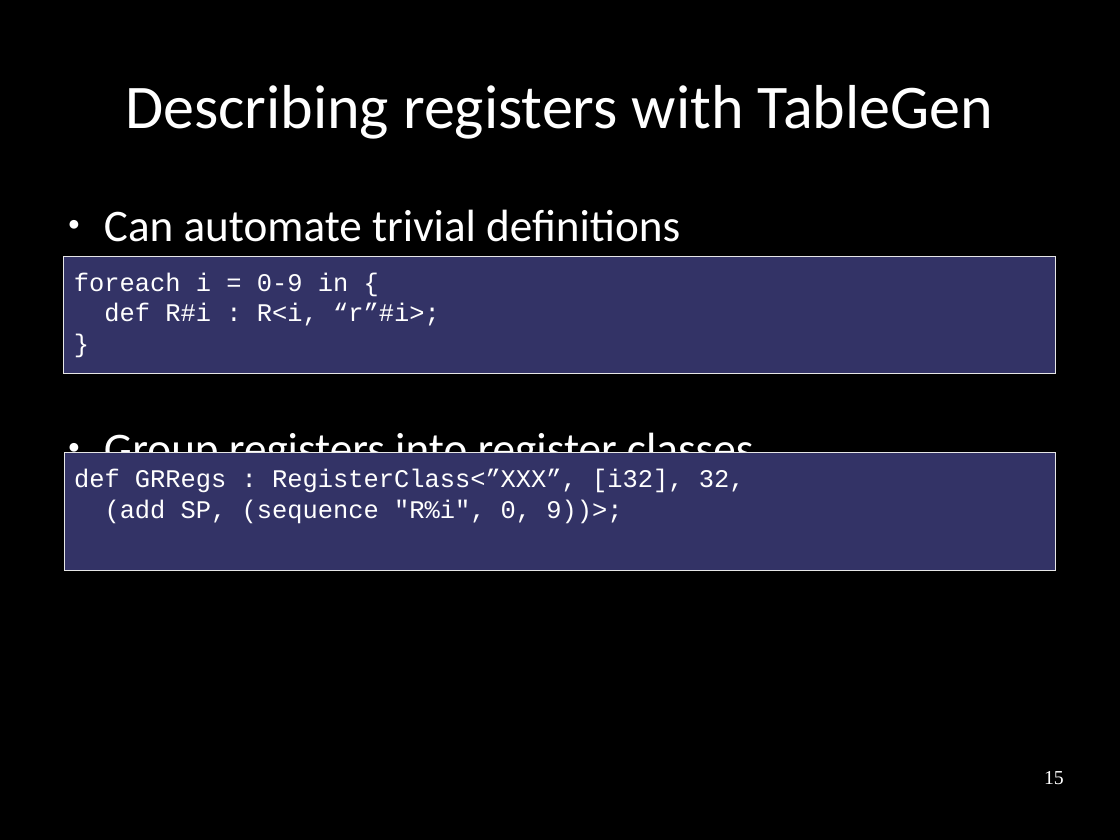
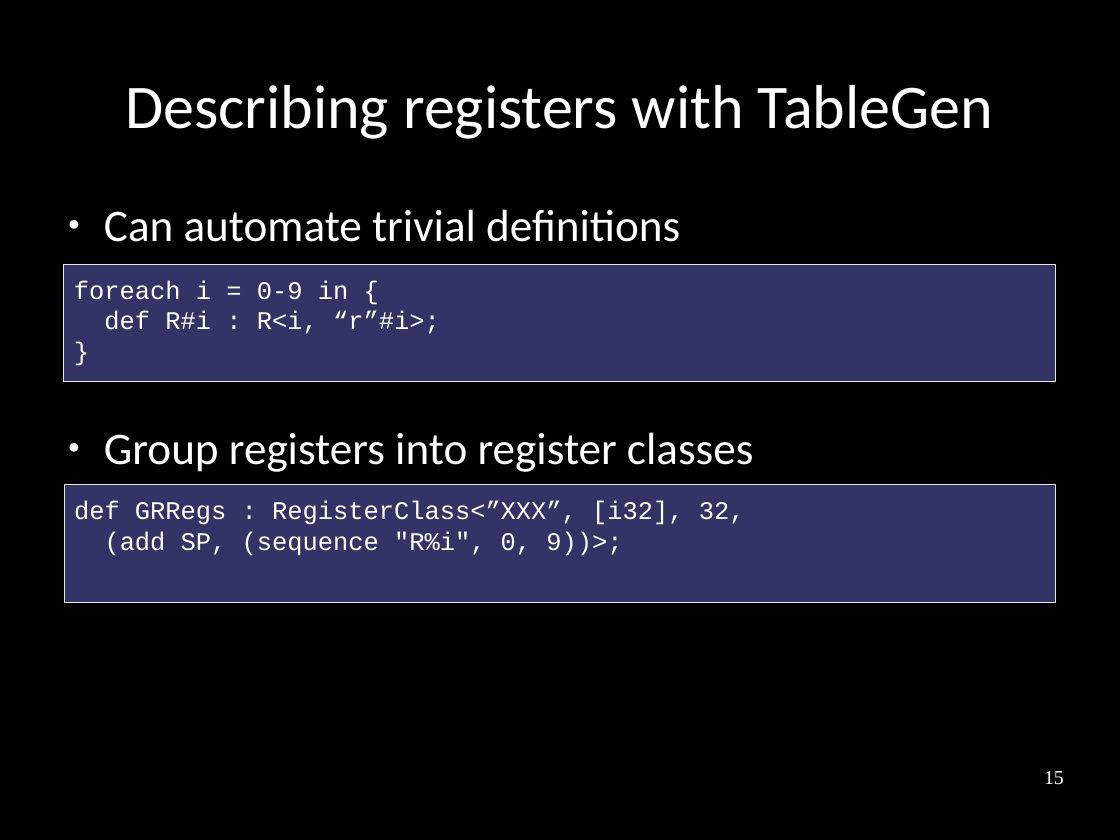
Before and after one commit to frasercrmck/llvm-leg, a slide deck: slide 15 of docs/Codeplay/Slides.odp. Drawn at 1120x840 pixels with LibreOffice and Linux fonts; fonts in the diff are those of the drawing. Boxes give left, top, right and bottom in pixels: in the first picture for what was removed or moved away, otherwise in the second. Text is boxed around its words. In the diff, an @@ line names an element or a change of style, - is before the commit and + after.

```diff
--- a/docs/Codeplay/Slides.odp
+++ b/docs/Codeplay/Slides.odp
@@ rectangle "foreach i = 0-9 in ...": place and size @@
-rectangle "foreach i = 0-9 in ..." at box(64, 256, 1056, 374)
+rectangle "foreach i = 0-9 in ..." at box(64, 264, 1056, 382)
@@ rectangle "def GRRegs : RegisterClass<”XXX”, [i32], ...": place and size @@
-rectangle "def GRRegs : RegisterClass<”XXX”, [i32], ..." at box(64, 452, 1056, 570)
+rectangle "def GRRegs : RegisterClass<”XXX”, [i32], ..." at box(64, 484, 1056, 602)
```
Also in this commit, not shown: 11 other slides changed, 1 slide added, 2 slides removed.
